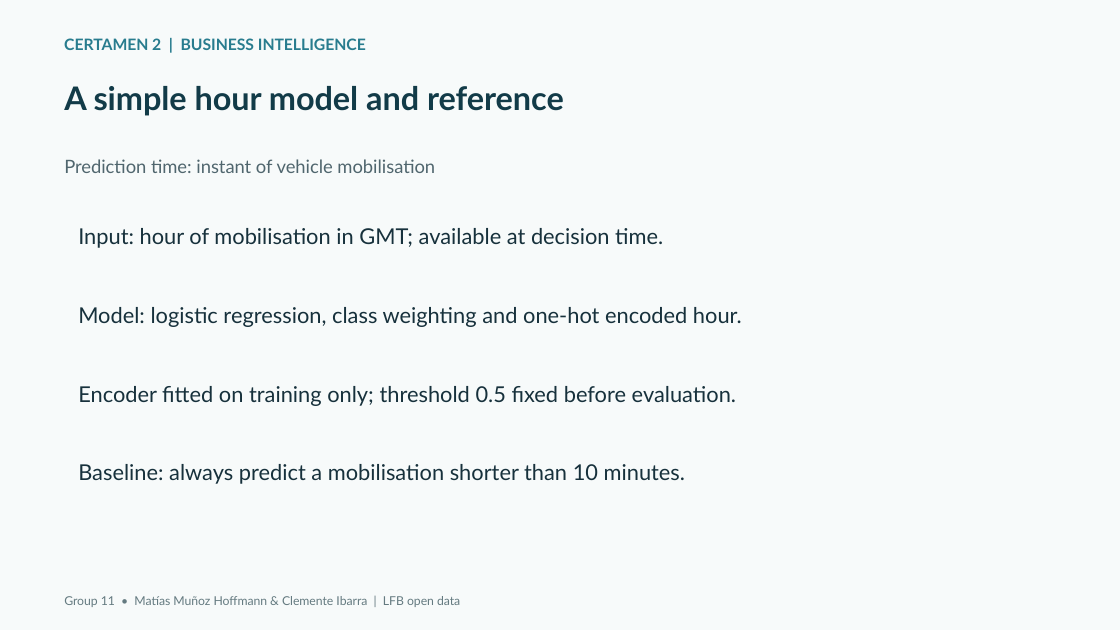
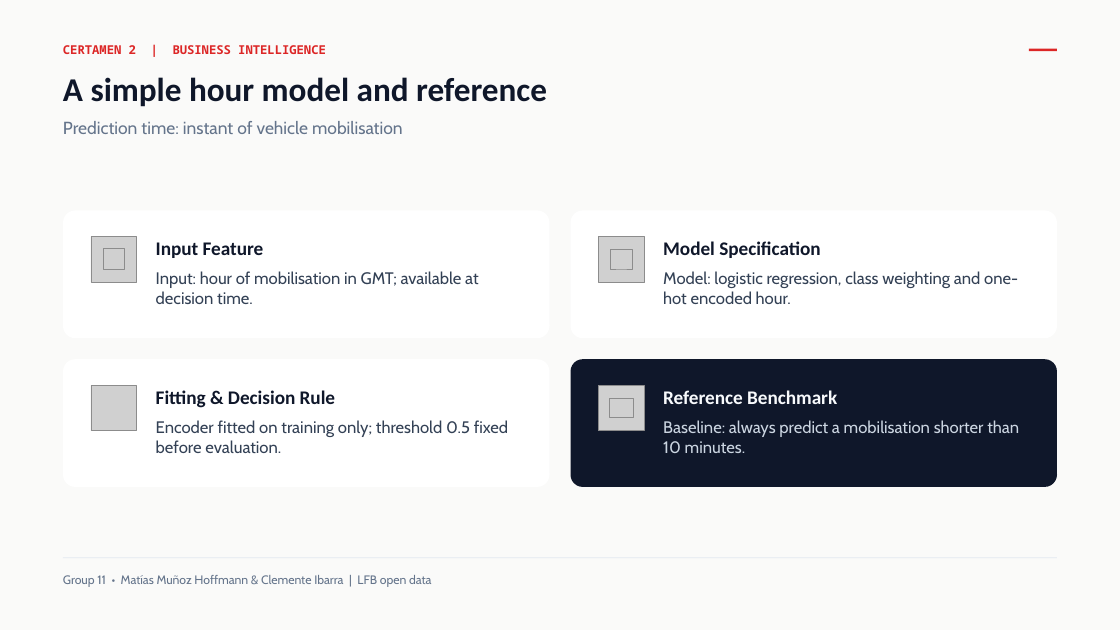
Before and after one commit to matiasudd/lfb-business-intelligence, a slide deck: slide 3 of outputs/c2/C2_Presentation.pptx. Drawn at 1120x630 pixels with LibreOffice and Linux fonts; fonts in the diff are those of the drawing; grey boxes stand for pictures; background and template pictures are left out. Boxes give left, top, right and bottom in pixels: in the first picture for what was removed or moved away, otherwise in the second. Text is boxed around its words. In the diff, an @@ line names an element or a change of style, - is before the commit and + after.

```diff
--- a/outputs/c2/C2_Presentation.pptx
+++ b/outputs/c2/C2_Presentation.pptx
@@ background #F7FAFA to #FAFAF9 @@
@@ text "CERTAMEN 2 | BUSINESS INTELLIGENCE": place and size @@
-text "CERTAMEN 2 | BUSINESS INTELLIGENCE" at (64,38,366,50)
+text "CERTAMEN 2 | BUSINESS INTELLIGENCE" at (63,45,326,54)
@@ text "CERTAMEN 2 | BUSINESS INTELLIGENCE" at (63,45,326,54): size 13.5 to 10.5 pt, font Lato to Noto Sans Mono, text colour #287C8E to #DC2626 @@
@@ rectangle added at (1029,49,1057,51), fill #DC2626 @@
@@ text "A simple hour model and ...": place and size @@
-text "A simple hour model and ..." at (64,86,564,116)
+text "A simple hour model and ..." at (63,77,547,107)
@@ text "A simple hour model and ..." at (63,77,547,107): size 27.8 to 28.5 pt, font Lato to Calibri, text colour #123B48 to #0F172A @@
@@ text "Prediction time: instant of vehicle ...": place and size @@
-text "Prediction time: instant of vehicle ..." at (64,159,435,173)
+text "Prediction time: instant of vehicle ..." at (63,121,403,134)
@@ text "Prediction time: instant of vehicle ..." at (63,121,403,134): size 15.8 to 15 pt, font Lato to Cabin, text colour #50666E to #64748B @@
@@ rounded rectangle added at (63,211,549,339), fill #FFFFFF @@
@@ picture added at (91,237,136,282) @@
@@ rounded rectangle added at (571,211,1057,339), fill #FFFFFF @@
@@ picture added at (598,237,644,282) @@
@@ picture added at (103,249,124,270) @@
@@ text "Input: hour of mobilisation in ...": place and size @@
-text "Input: hour of mobilisation in ..." at (78,228,663,248)
+text "Input: hour of mobilisation in ..." at (156,271,478,304)
@@ text added at (156,242,264,258), 16.5 pt, text #0F172A, bold @@
+Input Feature
@@ picture added at (611,250,633,269) @@
@@ size 18.8 to 14.2 pt, font Lato to Cabin, text colour #17313C to #334155 in 3 elements at (156,420,508,453), (156,271,478,304), (663,271,1018,304) @@
@@ text "Model: logistic regression, class weighting ...": place and size @@
-text "Model: logistic regression, class weighting ..." at (78,307,742,327)
+text "Model: logistic regression, class weighting ..." at (663,271,1018,304)
@@ text added at (663,241,820,258), 16.5 pt, text #0F172A, bold @@
+Model Specification
@@ rounded rectangle added at (63,360,549,487), fill #FFFFFF @@
@@ picture added at (91,386,136,431) @@
@@ rounded rectangle added at (571,360,1057,487), fill #0F172A @@
@@ picture added at (598,386,644,431) @@
@@ text "Encoder fitted on training only; ...": place and size @@
-text "Encoder fitted on training only; ..." at (78,386,736,406)
+text "Encoder fitted on training only; ..." at (156,420,508,453)
@@ text added at (156,390,335,408), 16.5 pt, text #0F172A, bold @@
+Fitting & Decision Rule
@@ picture added at (609,398,634,418) @@
@@ text "Baseline: always predict a mobilisation ...": place and size @@
-text "Baseline: always predict a mobilisation ..." at (78,464,685,484)
+text "Baseline: always predict a mobilisation ..." at (663,420,1019,453)
@@ text "Baseline: always predict a mobilisation ..." at (663,420,1019,453): size 18.8 to 14.2 pt, font Lato to Cabin, text colour #17313C to #CBD5E1 @@
@@ text added at (663,390,837,404), 16.5 pt, text #F8FAFC, bold @@
+Reference Benchmark
@@ text "Group 11 • Matías Muñoz ...": place and size @@
-text "Group 11 • Matías Muñoz ..." at (64,596,460,607)
+text "Group 11 • Matías Muñoz ..." at (63,575,431,587)
@@ text "Group 11 • Matías Muñoz ..." at (63,575,431,587): font Lato to Cabin, text colour #647A80 to #64748B @@
```
Also in this commit, not shown: 6 other slides changed, 1 other file.
